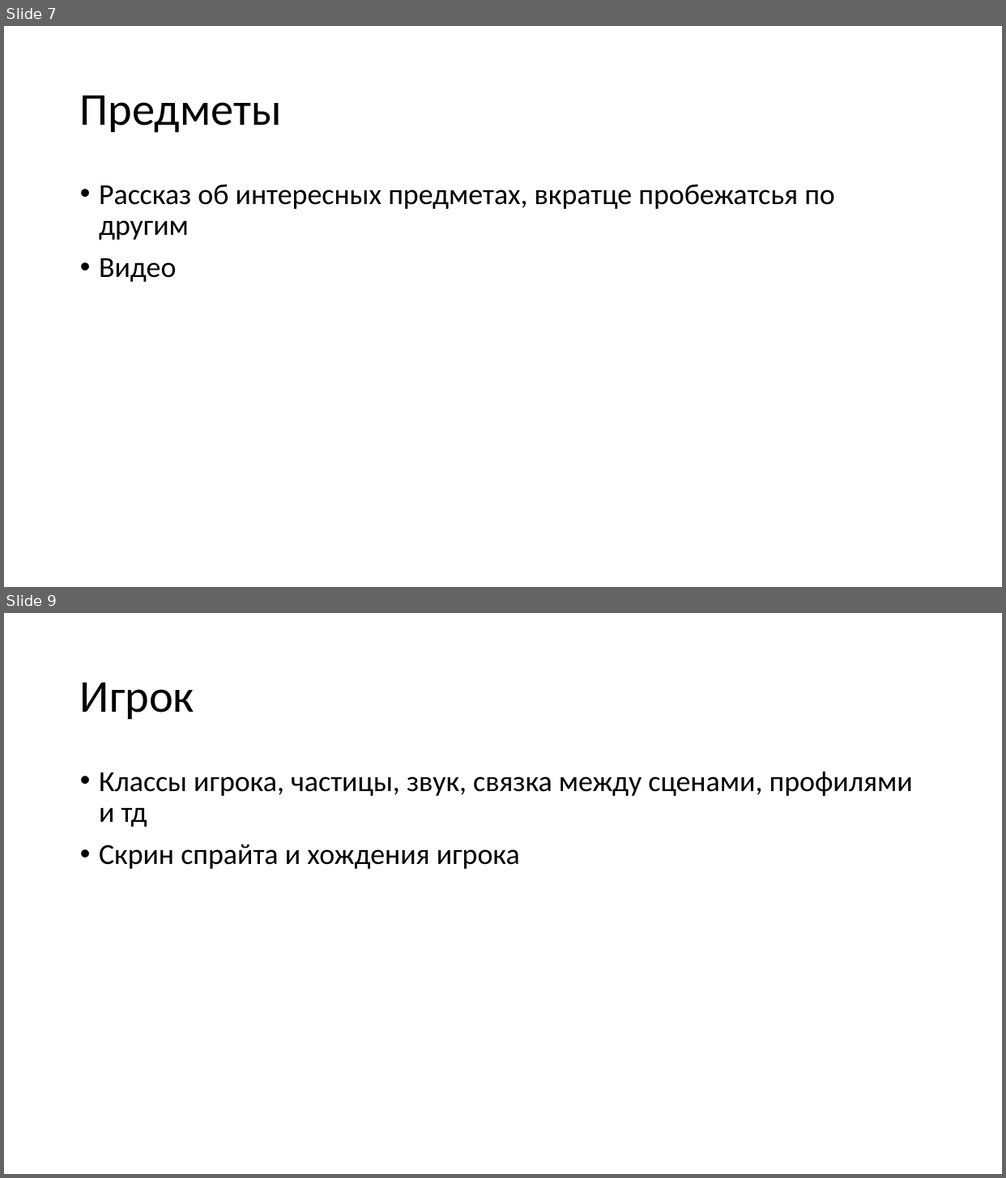
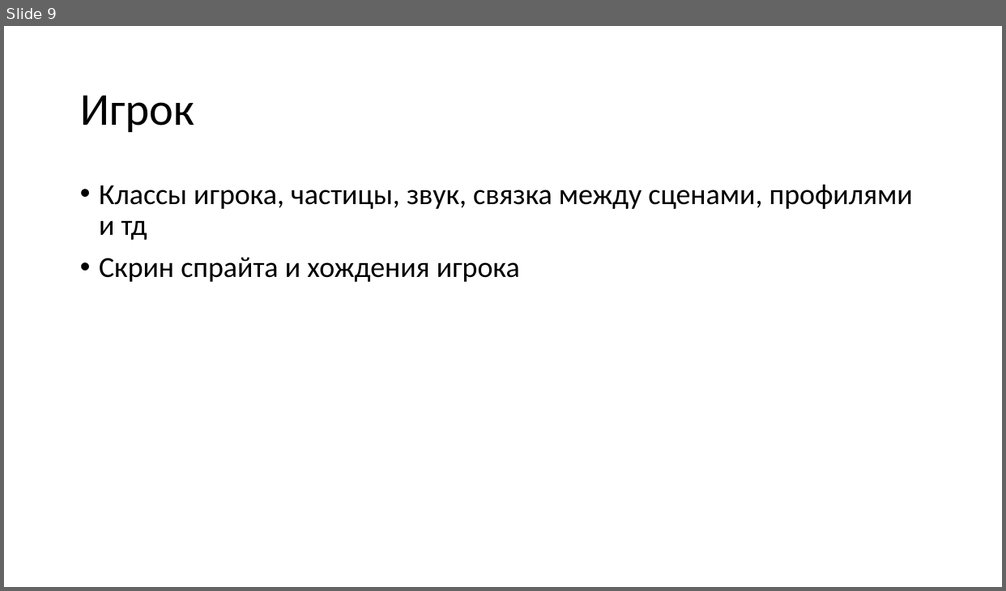
Before and after one commit to txtXD949/parafect, a slide deck: docs/Parafect.pptx. Shown one above the other, each under a label of ours: slides 7 and 9 before the commit, slide 9 after it; the slides between them are not shown. The pictures are 1006x1178 and 1006x591 pixels, drawn with LibreOffice and Linux fonts; fonts in the diff are those of the drawing. Boxes give left, top, right and bottom in pixels: in the first picture for what was removed or moved away, otherwise in the second. Text is boxed around its words. In the diff, an @@ line names an element or a change of style, - is before the commit and + after.

```diff
--- a/docs/Parafect.pptx
+++ b/docs/Parafect.pptx
@@ slide 7 removed at <box>4,26,1002,587</box>, background #FFFFFF @@
@@ title removed at <box>80,95,282,133</box> @@
-Предметы
@@ text removed at <box>99,184,835,282</box> @@
-• Рассказ об интересных предметах, вкратце пробежатсья по другим
-• Видео
```
Also in this commit, not shown: 4 slides changed, 7 slides added, 6 other slides removed, 4 other files.
